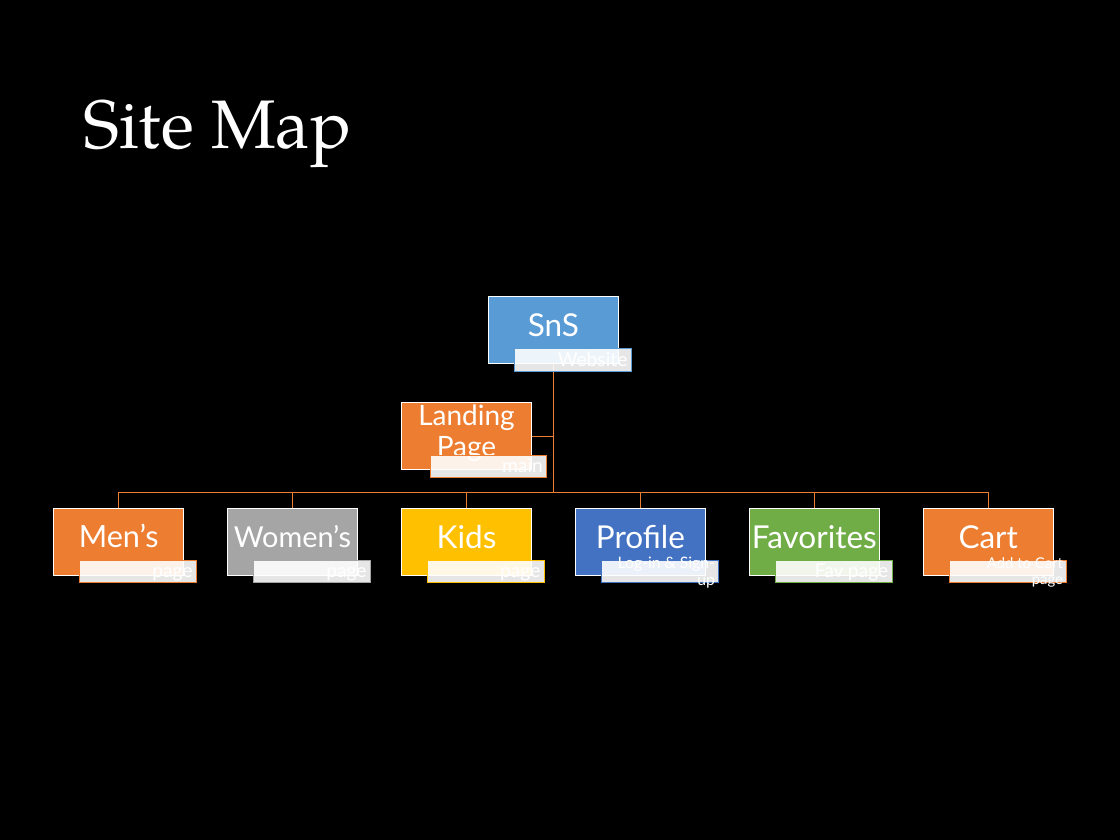
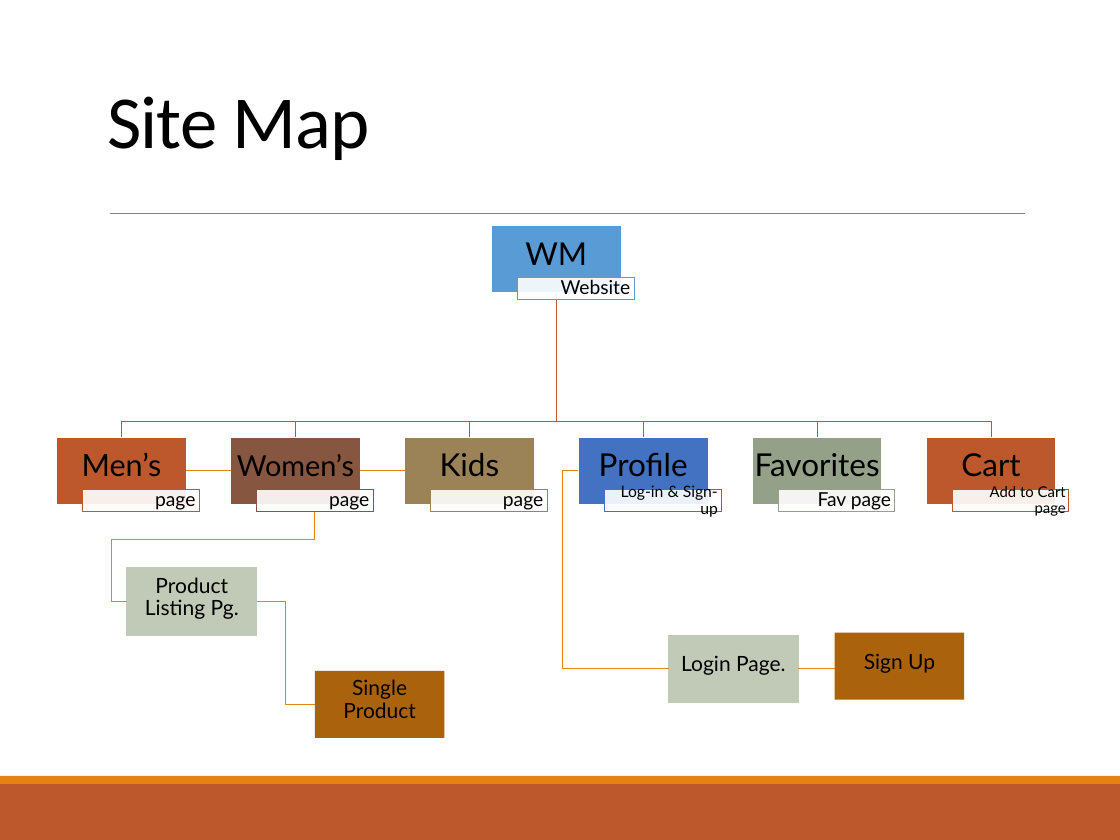
Before and after one commit to JpdeClaro/n-Fhab-MiniProject2, a slide deck: slide 4 of MP2-Ppt/MP2 Presentation.pptx. Drawn at 1120x840 pixels with LibreOffice and Linux fonts; fonts in the diff are those of the drawing. Boxes give left, top, right and bottom in pixels: in the first picture for what was removed or moved away, otherwise in the second. Text is boxed around its words. In the diff, an @@ line names an element or a change of style, - is before the commit and + after.

```diff
--- a/MP2-Ppt/MP2 Presentation.pptx
+++ b/MP2-Ppt/MP2 Presentation.pptx
@@ background #000000 to #FFFFFF @@
@@ title "Site Map" moved from (x1=83, y1=99, x2=351, y2=168) to (x1=107, y1=96, x2=370, y2=160) @@
@@ title "Site Map" at (x1=107, y1=96, x2=370, y2=160): size 78.2 to 85.3 pt, font TeX Gyre Pagella to Calibri, text colour #FFFFFF to #000000, letter spacing 0 to -0.9 pt @@
@@ line added from (110, 213) to (1025, 213), #808080 0.5 pt @@
@@ text at (x1=525, y1=242, x2=587, y2=265): text changed; text colour #FFFFFF to #000000 @@
-SnS
+WM
@@ outline #ED7D31 1 pt to #BD582C 1 pt in 8 elements at (x1=295, y1=292, x2=556, y2=437), (x1=122, y1=292, x2=556, y2=437), (x1=83, y1=489, x2=199, y2=512), (x1=952, y1=489, x2=1068, y2=512), (x1=556, y1=292, x2=991, y2=437), (x1=556, y1=292, x2=817, y2=437), (x1=556, y1=292, x2=643, y2=437), (x1=469, y1=292, x2=556, y2=437) @@
@@ rectangle at (x1=57, y1=437, x2=186, y2=505): fill #ED7D31 to #BD582C @@
@@ 6 texts, 6 rectangles, 1 freeform shape moved together from (x1=54, y1=363, x2=1066, y2=588) to (x1=57, y1=292, x2=1068, y2=516) @@
@@ rectangle at (x1=231, y1=437, x2=360, y2=505): fill #A5A5A5 to #865640 @@
@@ rectangle at (x1=404, y1=437, x2=534, y2=505): fill #FFC000 to #9B8357 @@
@@ rectangle at (x1=752, y1=437, x2=882, y2=505): fill #70AD47 to #94A088 @@
@@ rectangle at (x1=926, y1=437, x2=1056, y2=505): fill #ED7D31 to #BD582C @@
@@ line added from (186, 471) to (231, 471), #E48312 1 pt @@
@@ line added from (360, 471) to (404, 471), #E48312 1 pt @@
@@ group removed at (x1=402, y1=363, x2=553, y2=478): 2 rectangles, 2 texts, 1 freeform shape @@
-Landing Page
-main
@@ elbow line added from (578, 471) to (668, 668), #E48312 1 pt @@
@@ rectangle at (x1=256, y1=489, x2=373, y2=512): outline #A5A5A5 1 pt to #865640 1 pt @@
@@ 8 rectangles, 7 texts, 5 freeform shapes moved together from (x1=254, y1=297, x2=988, y2=589) to (x1=256, y1=226, x2=991, y2=517) @@
@@ rectangle at (x1=430, y1=489, x2=547, y2=512): outline #FFC000 1 pt to #9B8357 1 pt @@
@@ rectangle at (x1=778, y1=489, x2=894, y2=512): outline #70AD47 1 pt to #94A088 1 pt @@
@@ text colour #FFFFFF to #000000 in 13 elements at (x1=599, y1=453, x2=688, y2=476), (x1=621, y1=483, x2=718, y2=517), (x1=561, y1=279, x2=631, y2=294), (x1=82, y1=453, x2=162, y2=477), (x1=155, y1=496, x2=195, y2=510), (x1=237, y1=454, x2=354, y2=476), (x1=329, y1=496, x2=369, y2=510), (x1=440, y1=453, x2=500, y2=476), (x1=503, y1=496, x2=543, y2=510), (x1=755, y1=453, x2=880, y2=476), (x1=818, y1=492, x2=891, y2=510), (x1=961, y1=453, x2=1020, y2=477), (x1=990, y1=484, x2=1066, y2=516) @@
@@ elbow line added from (315, 511) to (127, 602), #E48312 1 pt @@
@@ rectangle added at (x1=127, y1=568, x2=257, y2=636), fill #C1CAB6, outline #C1CAB6 0.75 pt, 24 pt, text #000000 @@
+Product Listing Pg.
@@ elbow line added from (256, 602) to (315, 704), #E48312 1 pt @@
@@ rectangle added at (x1=668, y1=635, x2=798, y2=702), fill #C1CAB6, outline #C1CAB6 0.75 pt, 24 pt, text #000000 @@
+Login Page.
@@ rectangle added at (x1=835, y1=632, x2=964, y2=700), fill #AB620D, 24 pt, text #000000 @@
+Sign Up
@@ rectangle added at (x1=315, y1=671, x2=445, y2=738), fill #AB620D, 24 pt, text #000000 @@
+Single Product
@@ elbow line added from (798, 668) to (879, 671), #E48312 1 pt @@
@@ rectangle added at (x1=0, y1=776, x2=1120, y2=784), fill #E48312 @@
@@ rectangle added at (x1=0, y1=784, x2=1120, y2=840), fill #BD582C @@
```
Also in this commit, not shown: 7 other slides changed, 1 slide added, 3 other files.
